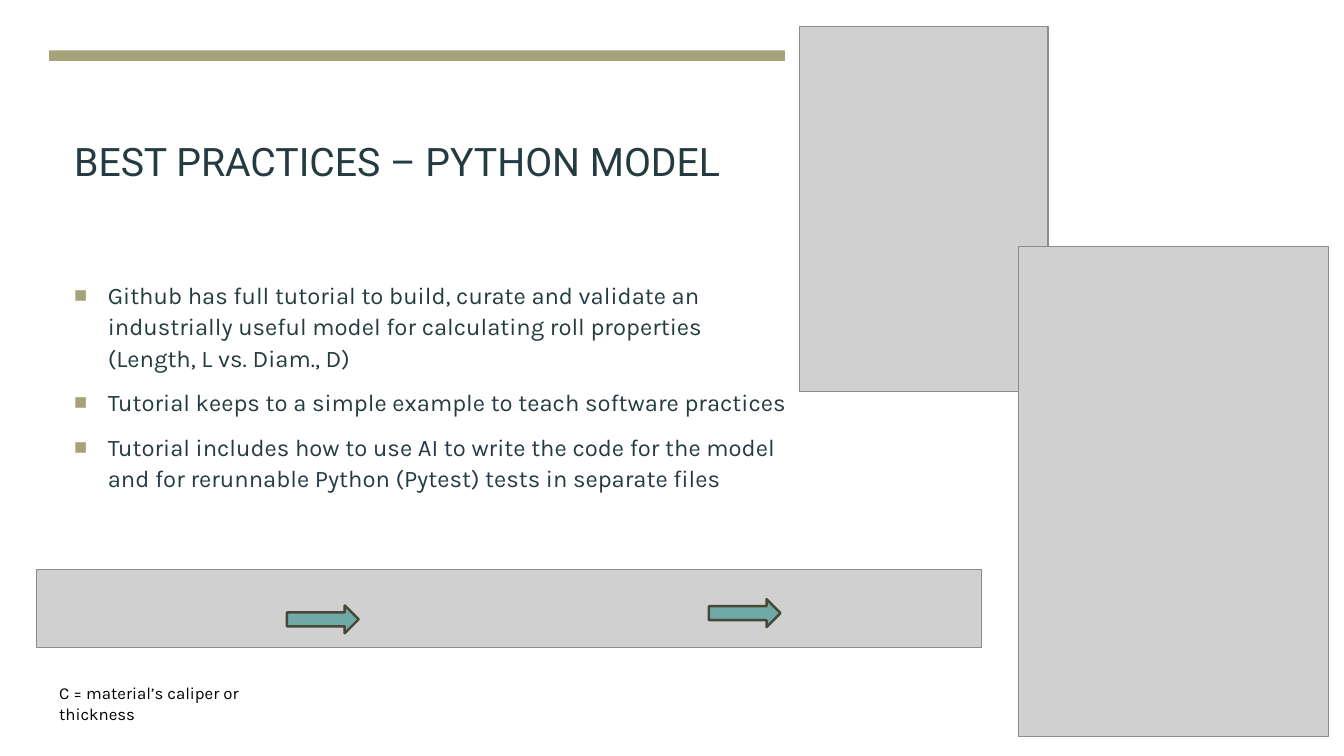
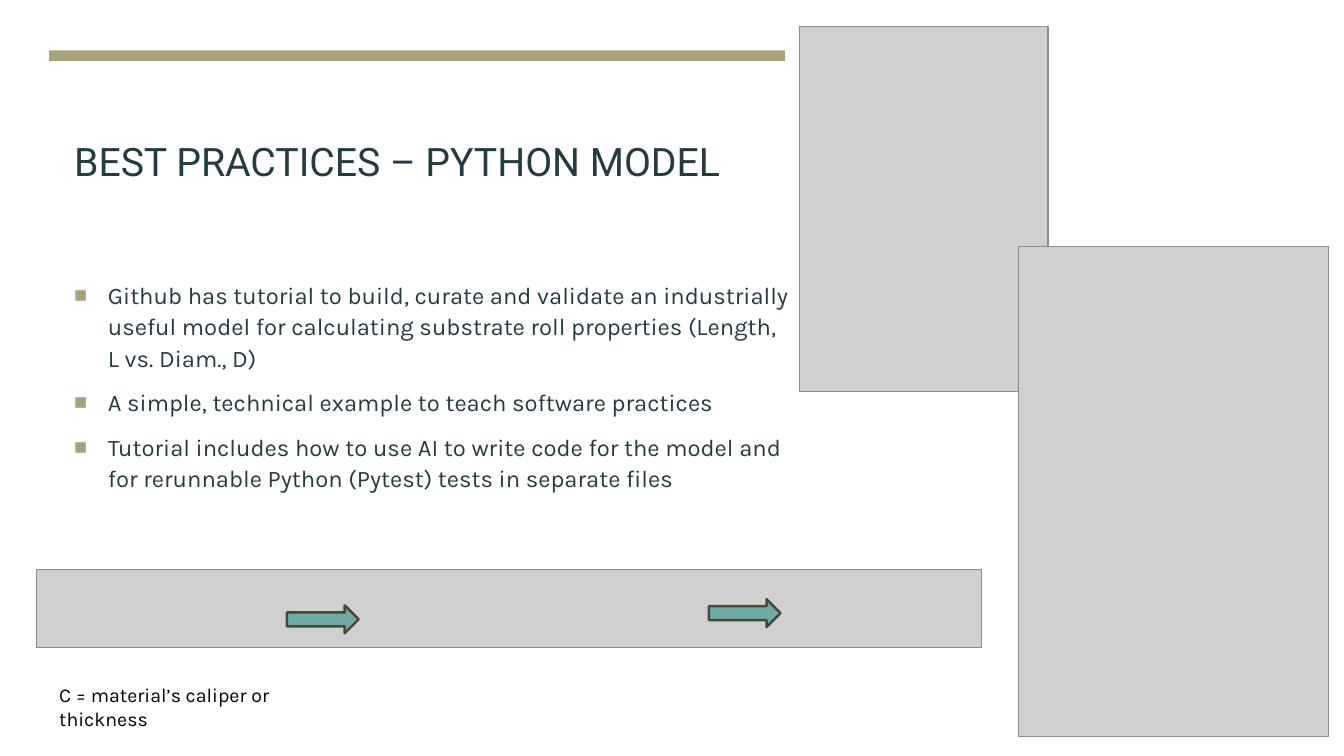
Before and after one commit to jlandgre/Engineering_Model_Best_Practices, a slide deck: slide 6 of Best_Practices_Coded_Models.pptx. Drawn at 1344x756 pixels with LibreOffice and Linux fonts; fonts in the diff are those of the drawing; grey boxes stand for pictures. Boxes give left, top, right and bottom in pixels: in the first picture for what was removed or moved away, otherwise in the second. Text is boxed around its words. In the diff, an @@ line names an element or a change of style, - is before the commit and + after.

```diff
--- a/Best_Practices_Coded_Models.pptx
+++ b/Best_Practices_Coded_Models.pptx
@@ text at box(108, 287, 788, 493): text changed @@
-■ Github has full tutorial to build, curate and validate an industrially useful model for calculating roll properties (Length, L vs. Diam., D)
-■ Tutorial keeps to a simple example to teach software practices
-■ Tutorial includes how to use AI to write the code for the model and for rerunnable Python (Pytest) tests in separate files
+■ Github has tutorial to build, curate and validate an industrially useful model for calculating substrate roll properties (Length, L vs. Diam., D)
+■ A simple, technical example to teach software practices
+■ Tutorial includes how to use AI to write code for the model and for rerunnable Python (Pytest) tests in separate files
@@ text "C = material’s caliper or ..." at box(59, 688, 269, 727): size 12 to 14 pt @@
```
Also in this commit, not shown: 8 other slides changed, 3 other files.
